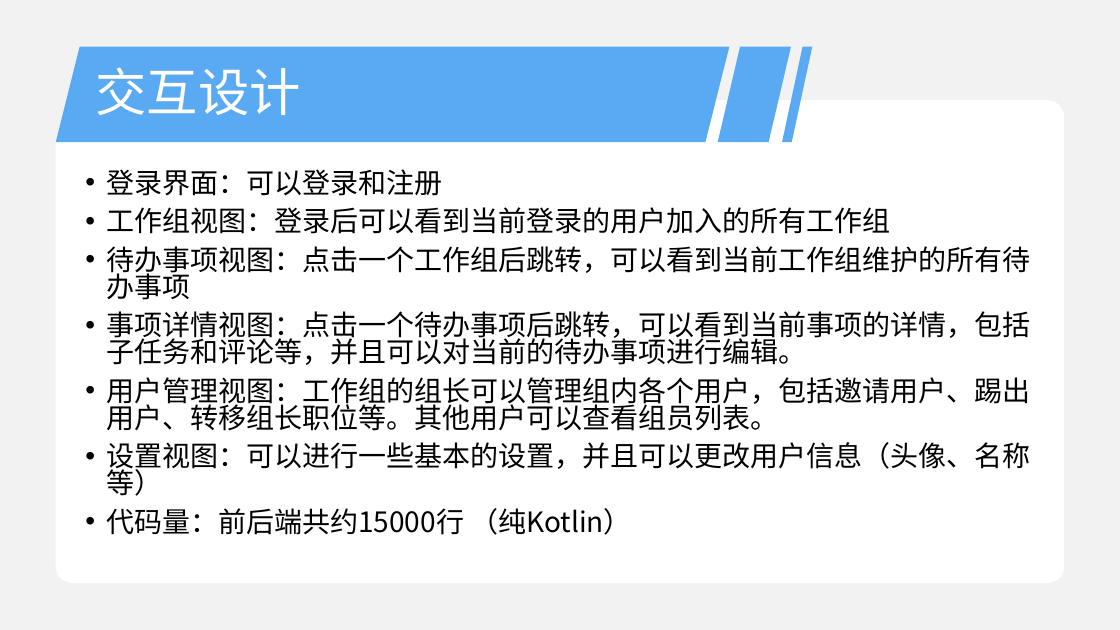
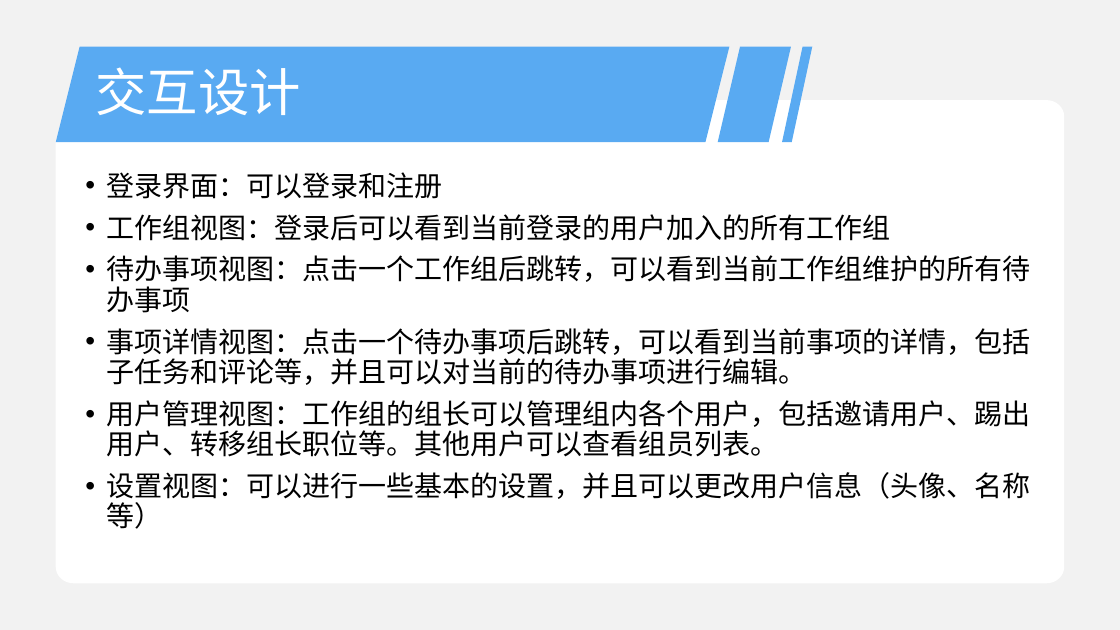
Before and after one commit to TCreopargh/A-Million-Things-To-Do, a slide deck: slide 6 of ProjectTasks/web验收.pptx. Drawn at 1120x630 pixels with LibreOffice and Linux fonts; fonts in the diff are those of the drawing. Boxes give left, top, right and bottom in pixels: in the first picture for what was removed or moved away, otherwise in the second. Text is boxed around its words. In the diff, an @@ line names an element or a change of style, - is before the commit and + after.

```diff
--- a/ProjectTasks/web验收.pptx
+++ b/ProjectTasks/web验收.pptx
@@ text "登录界面：可以登录和注册" at (106, 172, 1030, 529): line spacing 0.8 to 0.9 @@
@@ text at (106, 508, 632, 535): paragraph removed @@
-• 代码量：前后端共约15000行 （纯Kotlin）
```
Also in this commit, not shown: 4 other slides changed, 3 slides added, 1 other file.
